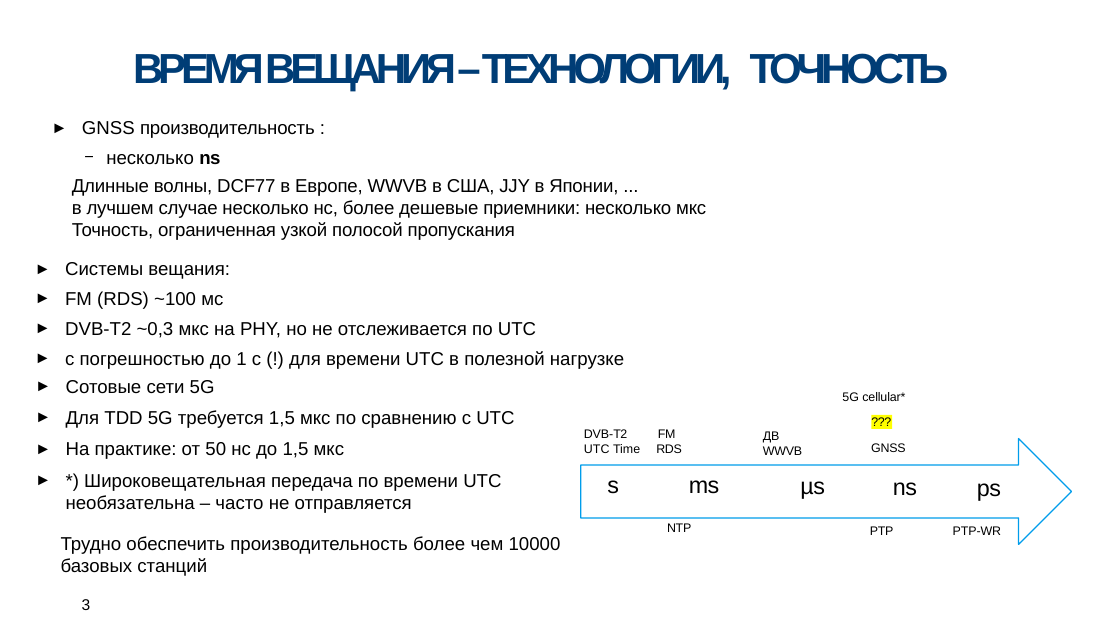
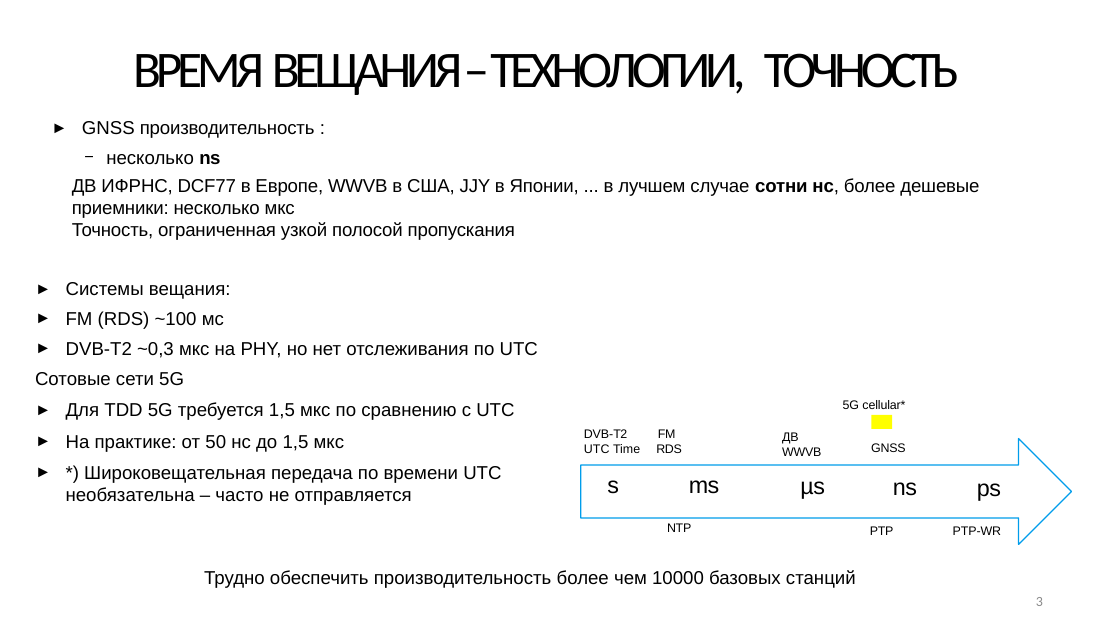
Before and after one commit to SiwaNetwork/QUANTUM, a slide deck: slide 3 of Time-Card/ДОКУМЕНТЫ/МАТЕРИАЛ СТАТЬИ/время 5г тв).pptx. Drawn at 1120x630 pixels with LibreOffice and Linux fonts; fonts in the diff are those of the drawing; background and template pictures are left out. Boxes give left, top, right and bottom in pixels: in the first picture for what was removed or moved away, otherwise in the second. Text is boxed around its words. In the diff, an @@ line names an element or a change of style, - is before the commit and + after.

```diff
--- a/Time-Card/ДОКУМЕНТЫ/МАТЕРИАЛ СТАТЬИ/время 5г тв).pptx
+++ b/Time-Card/ДОКУМЕНТЫ/МАТЕРИАЛ СТАТЬИ/время 5г тв).pptx
@@ title "ВРЕМЯ ВЕЩАНИЯ – ТЕХНОЛОГИИ, ТОЧНОСТЬ" at <box>133,53,959,95</box>: size 27 to 33 pt, font Arial to Calibri, text colour #003D76 to #000000, bold off; vertical alignment top to middle @@
@@ text at <box>72,178,979,218</box>: text changed @@
-Длинные волны, DCF77 в Европе, WWVB в США, JJY в Японии, ...
-в лучшем случае несколько нс, более дешевые приемники: несколько мкс
+ДВ ИФРНС, DCF77 в Европе, WWVB в США, JJY в Японии, ... в лучшем случае сотни нс, более дешевые приемники: несколько мкс
@@ text "Системы вещания:": place and size @@
-text "Системы вещания:" at <box>65,262,624,369</box>
+text "Системы вещания:" at <box>66,282,538,358</box>
@@ text "Сотовые сети 5G": place and size @@
-text "Сотовые сети 5G" at <box>66,380,514,513</box>
+text "Сотовые сети 5G" at <box>35,372,514,505</box>
@@ text at <box>66,342,538,358</box>: text changed @@
-► DVB-T2 ~0,3 мкс на PHY, но не отслеживается по UTC
-► с погрешностью до 1 с (!) для времени UTC в полезной нагрузке
+► DVB-T2 ~0,3 мкс на PHY, но нет отслеживания по UTC
@@ text at <box>35,372,184,386</box>: bullet ► to none @@
@@ text at <box>843,400,905,409</box>: paragraph removed @@
-???
@@ text "5G cellular*": place and size @@
-text "5G cellular*" at <box>842,392,905,401</box>
+text "5G cellular*" at <box>843,400,905,409</box>
@@ text "ДВ WWVB": place and size @@
-text "ДВ WWVB" at <box>763,431,802,455</box>
+text "ДВ WWVB" at <box>782,432,821,456</box>
@@ text "Трудно обеспечить производительность более чем ..." rewrapped from <box>61,536,561,576</box> to <box>204,570,856,588</box> @@
@@ page number: place and size @@
-page number at <box>82,599,91,610</box>
+page number at <box>1036,597,1043,606</box>
@@ page number at <box>1036,597,1043,606</box>: size 10 to 9 pt, font Arial to Calibri, text colour #000000 to #8C8C8C; alignment left to right; vertical alignment top to middle @@
```
Also in this commit, not shown: 15 other slides changed, 1 slide added, 17 slides removed, 1 other file.
